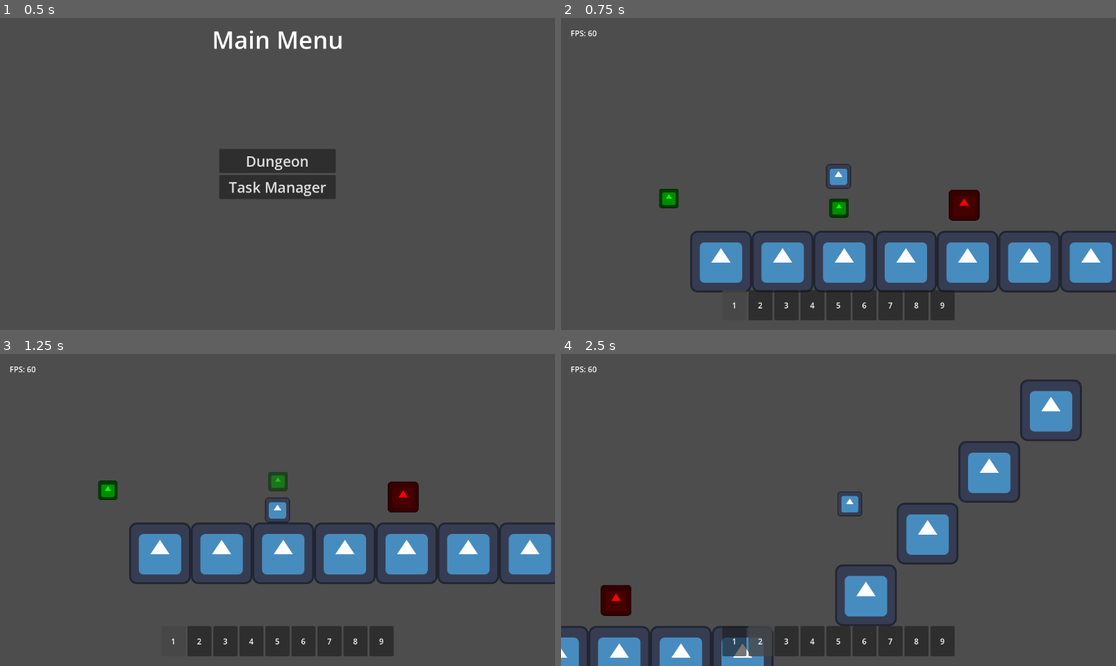
Above: before the commit, frames 1-4 (two rows, left to right).
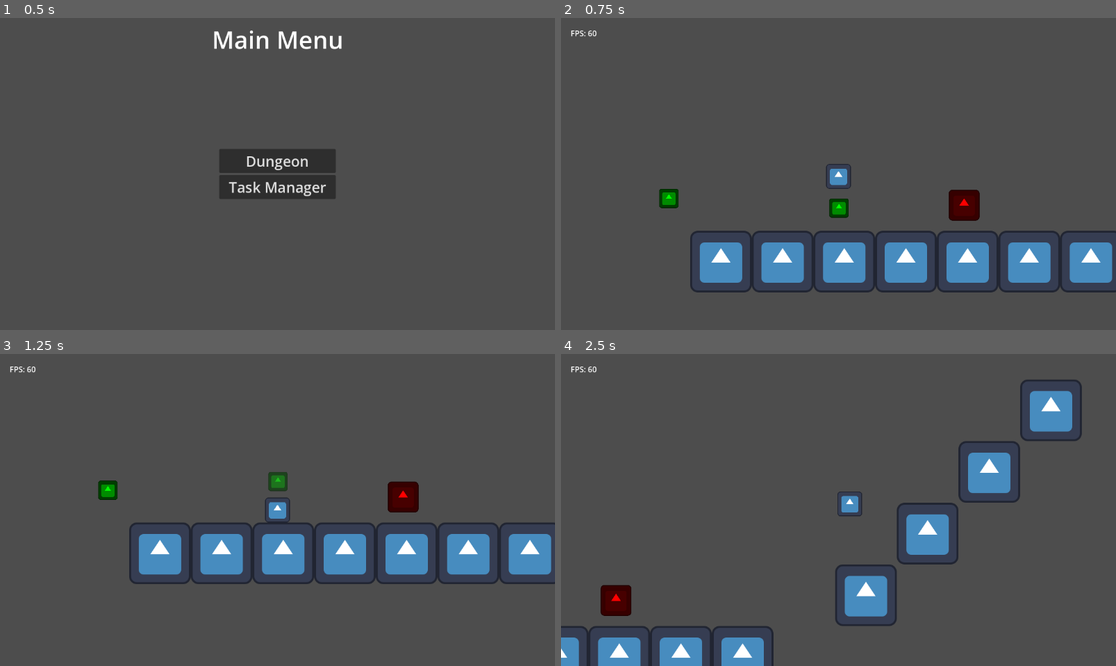
Above: after the commit, the same moments.

Repository: TheHumanMRP/RPG-Life-Tracker
Game: Godot game, scene res://Folders/Systems/Main/Scenes/main_scene.tscn
Two runs of this game, one before a commit and one after it. Both use one fixed random seed, a clock stepped at 60 frames per second and the inputs below. The engine's default icon, where the game draws it, is replaced by a stand-in: a white triangle on a blue panel in a dark square.
Inputs (mouse positions are in pixels of both pictures, inside the frame that each line leads up to):
- Up to frame 1 (0.5 s): no input
- Up to frame 2 (0.75 s): click "Dungeon" at 0.5 s
- Up to frame 3 (1.25 s): no input
- Up to frame 4 (2.5 s): move the mouse to (733, 641) at 1.27 s; hold D (move_right) from 1.28 s (still down); tap T (add_test_sword) at 1.35 s; click (733, 641) at 1.42 s; tap Space (jump) at 1.52, 2.27 s; move the mouse to (760, 641) at 2.02 s; tap E (equip_item) at 2.1 s; click (760, 641) at 2.17 s

Frame 1 is identical in both runs. In frame 2, 3.1% of the frame differs, in the area x 29-71%, y 87-97%; in frame 3, 3.3%; in frame 4, 3.5%.
Error before the commit: Invalid access to property or key 'inventory_component' on a base object of type 'Resource (SaveData)'. (res://Folders/Systems/Globals/global.gd:59)
Error after the commit: Parse Error: Could not parse global class "HotbarLogic" from "res://Folders/Systems/Inventory_System/Scripts/Hotbar/hotbar_logic.gd". (res://Folders/Systems/In…

Commit message:
Auto commit at 2026-08-26 18:07:46

Diff:
--- a/Folders/Systems/Inventory_System/Scripts/Hotbar/hotbar_logic.gd
+++ b/Folders/Systems/Inventory_System/Scripts/Hotbar/hotbar_logic.gd
@@ -29,13 +29,15 @@
 		push_error("HotBarLogic: Hotbar slot already occupied: ", slot_index)
 		return
 
-	print(Global.info_getter.get_hotbar())
+	var hotbar_slots: Array[int] =
 
 	Global.info_getter.get_hotbar()[slot_index] = item_id
 
-	print(Global.info_getter.get_hotbar())
+	print("AFTER ASSIGN: ", Global.info_getter.get_hotbar())
 
 	notify_hotbar_changed()
+
+	print("AFTER NOTIFY: ", Global.info_getter.get_hotbar())
 
 # ============================================================================
 # Queries
